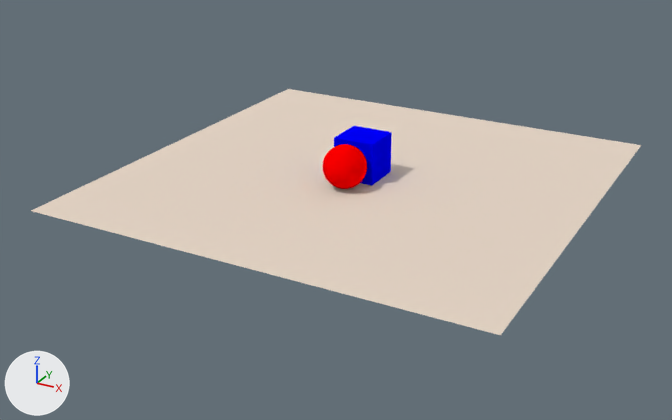
The Blender file introduction/blend/004_018.blend, before and after one commit.
Rendered twice from a camera (50 mm lens) standing at (18.8, -36.8, 15.3) and looking at (-1.1, -0.7, -2.8). The lights are fixed; the arrows at lower left show +X, +Y and +Z.

The scene before the commit, as lines of its bpy script (objects in view):
```python
mat_マテリアル_001 = diffuse_material('マテリアル.001')
mat_マテリアル_001.base_color = (1.0, 0.0, 0.0)  # red #ff0000
me_cube = bpy.data.meshes.new('Cube')
me_cube.from_pydata(...)  # a box spanning x -1.0..1.0, y -1.0..1.0, z -1.0..1.0
me_cube.materials.append(mat_material)  # blue #0000ff
me_平面 = bpy.data.meshes.new('平面')
me_平面.from_pydata([(-1.0, -1.0, 0.0), (1.0, -1.0, 0.0), (-1.0, 1.0, 0.0), (1.0, 1.0, 0.0)], [], [(0, 1, 3, 2)])
me_平面.materials.append(mat_マテリアル)  # white #e7d7c7
me_球 = bpy.data.meshes.new('球')
me_球.from_pydata(...)  # a UV sphere (32 segments, 16 rings, poles along z) spanning x -1.0..1.0, y -1.0..1.0, z -1.0..1.0
me_球.materials.append(mat_マテリアル_001)  # red #ff0000
ob_cube = bpy.data.objects.new('Cube', me_cube)
ob_cube.location = (0.0, 0.0, 0.02)
ob_平面 = bpy.data.objects.new('平面', me_平面)
ob_平面.location = (0.0, 0.0, -1.0)
ob_平面.scale = (10.7, 10.7, 10.7)
ob_球 = bpy.data.objects.new('球', me_球)
ob_球.location = (0.0, -1.78, 0.04)
ob_球.scale = (1.02, 1.02, 1.02)
```
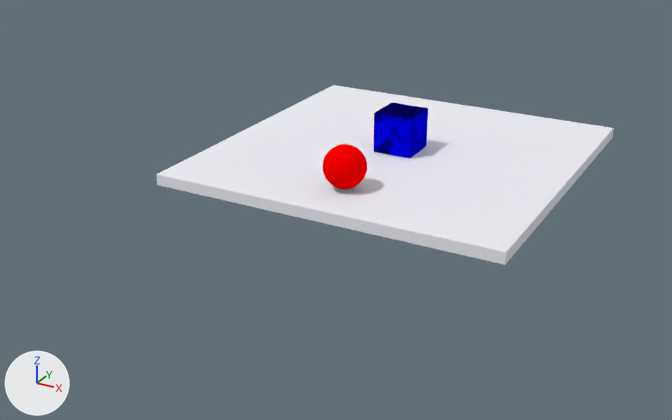
The newer file is also rescaled (x0.984), turned or shifted as a whole; pictures and numbers use the older file's frame.

The change in detail:
Material 'マテリアル.001' (mat_マテリアル_001) changes colour from red #ff0000 to white #f0eff7; in linear values from (1.0, 0.0, 0.0) to (0.868, 0.864, 0.926).
Mesh me_cube_cell_008 is new.
It has 28 vertices, 15 faces and spans x -0.85..0.68, y -0.54..0.6, z -0.53..1.21.
It uses material mat_material (blue #0000ff).
Mesh me_cube_cell_000 is new.
It has 24 vertices, 10 faces and spans x -0.463..0.402, y -0.699..0.444, z -0.046..0.168.
It uses material mat_material (blue #0000ff).
Mesh me_cube_cell_001 is new.
It has 33 vertices, 15 faces and spans x -0.67..1.17, y -0.36..0.51, z -0.53..0.68.
It uses material mat_material (blue #0000ff).
Mesh me_cube_cell_003 is new.
It has 48 vertices, 17 faces and spans x -0.78..1.22, y -0.91..1.09, z -0.86..0.62.
It uses material mat_material (blue #0000ff).
Mesh me_cube_cell_004 is new.
It has 25 vertices, 12 faces and spans x -1.29..0.39, y -0.55..0.67, z -0.44..1.38.
It uses material mat_material (blue #0000ff).
Mesh me_cube_cell_006 is new.
It has 24 vertices, 9 faces and spans x -0.418..0.679, y -0.7..0.235, z -0.179..0.223.
It uses material mat_material (blue #0000ff).
Mesh me_立方体 is new.
It is a box spanning x -1.0..1.0, y -1.0..1.0, z -1.0..1.0.
It uses material mat_マテリアル_001 (white #f0eff7).
Object '平面' (ob_平面) is deleted.
Object 'Cube' (ob_cube) moves from (0.0, 0.0, 0.02) to (0.0, 4.2, 0.02).
Object 'Cube' (ob_cube) is rescaled from (1.0, 1.0, 1.0) to (1.02, 1.02, 1.02).
Object 'Cube_cell' (ob_cube_cell) is new; it shows me_cube_cell_008.
Its location is (0.32, 4.61, -0.46).
Its scale is (1.02, 1.02, 1.02).
Object 'Cube_cell.001' (ob_cube_cell_001) is new; it shows me_cube_cell_000.
Its location is (0.61, 3.92, -0.95).
Its scale is (1.02, 1.02, 1.02).
Object 'Cube_cell.002' (ob_cube_cell_002) is new; it shows me_cube_cell_001.
Its location is (-0.33, 3.55, -0.45).
Its scale is (1.02, 1.02, 1.02).
Object 'Cube_cell.004' (ob_cube_cell_004) is new; it shows me_cube_cell_003.
Its location is (-0.22, 4.1, 0.41).
Its scale is (1.02, 1.02, 1.02).
Object 'Cube_cell.005' (ob_cube_cell_005) is new; it shows me_cube_cell_004.
Its location is (0.62, 3.74, -0.54).
Its scale is (1.02, 1.02, 1.02).
Object 'Cube_cell.007' (ob_cube_cell_007) is new; it shows me_cube_cell_006.
Its location is (-0.59, 4.98, 0.81).
Its scale is (1.02, 1.02, 1.02).
Object '立方体' (ob_立方体) is new; it shows me_立方体.
Its location is (0.0, 4.2, -1.32).
Its rotation in degrees is (0, 0, 180).
Its scale is (-8.74, -8.74, -0.276).

What differs and where, as boxes [x1, y1, x2, y2] in the pictures (672 x 420 px):
'平面', deleted: before [31, 89, 641, 335]
'立方体', added: after [156, 85, 614, 265]
'Cube', moved, rescaled (7% narrower, 7% shorter): before [334, 126, 392, 185]; after [374, 103, 428, 158]
'Cube_cell.004', added (blue): after [374, 106, 428, 138]
'Cube_cell.002', added: after [374, 129, 405, 157]
'Cube_cell.005', added: after [383, 123, 421, 158]
'Cube_cell', added: after [419, 117, 428, 150]
'Cube_cell.007', added: after [385, 103, 410, 107]
